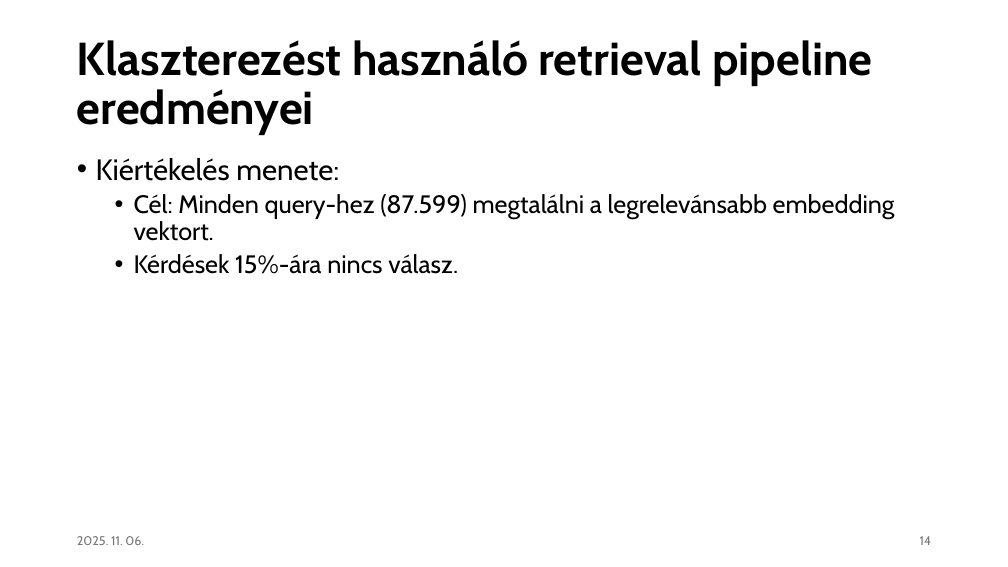
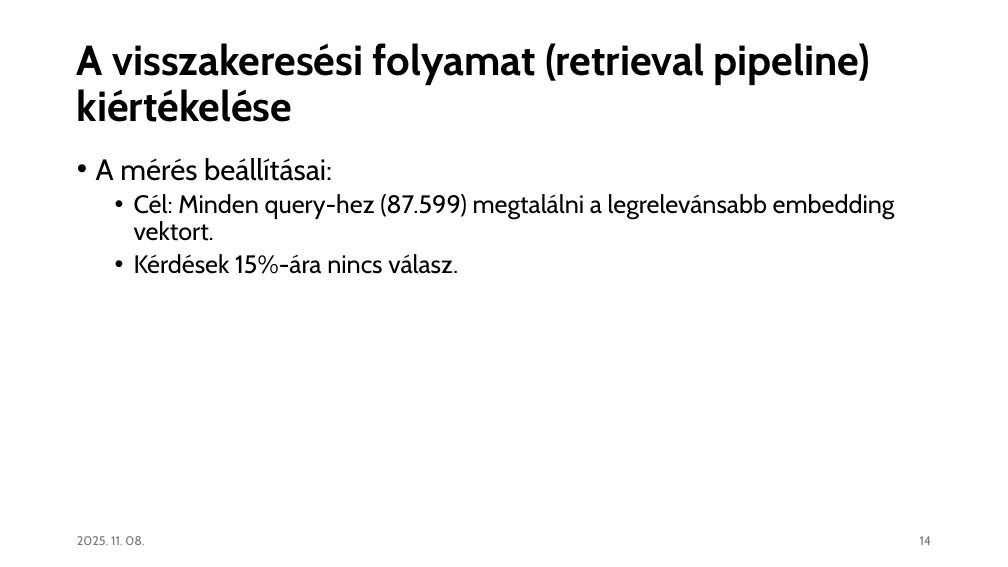
Before and after one commit to czotterbenedek/rag-onlineclustering-optimization, a slide deck: slide 14 of tdk/tdk_v1.pptx. Drawn at 1008x567 pixels with LibreOffice and Linux fonts; fonts in the diff are those of the drawing. Boxes give left, top, right and bottom in pixels: in the first picture for what was removed or moved away, otherwise in the second. Text is boxed around its words. In the diff, an @@ line names an element or a change of style, - is before the commit and + after.

```diff
--- a/tdk/tdk_v1.pptx
+++ b/tdk/tdk_v1.pptx
@@ title at (77,43,870,122): text changed; size 44 to 40 pt @@
-Klaszterezést használó retrieval pipeline eredményei
+A visszakeresési folyamat (retrieval pipeline) kiértékelése
@@ text at (96,158,332,181): text changed @@
-• Kiértékelés menete:
+• A mérés beállításai:
@@ text at (77,536,144,545): text changed @@
-2025. 11. 06.
+2025. 11. 08.
```
Also in this commit, not shown: 20 other slides changed, 1 other file.
